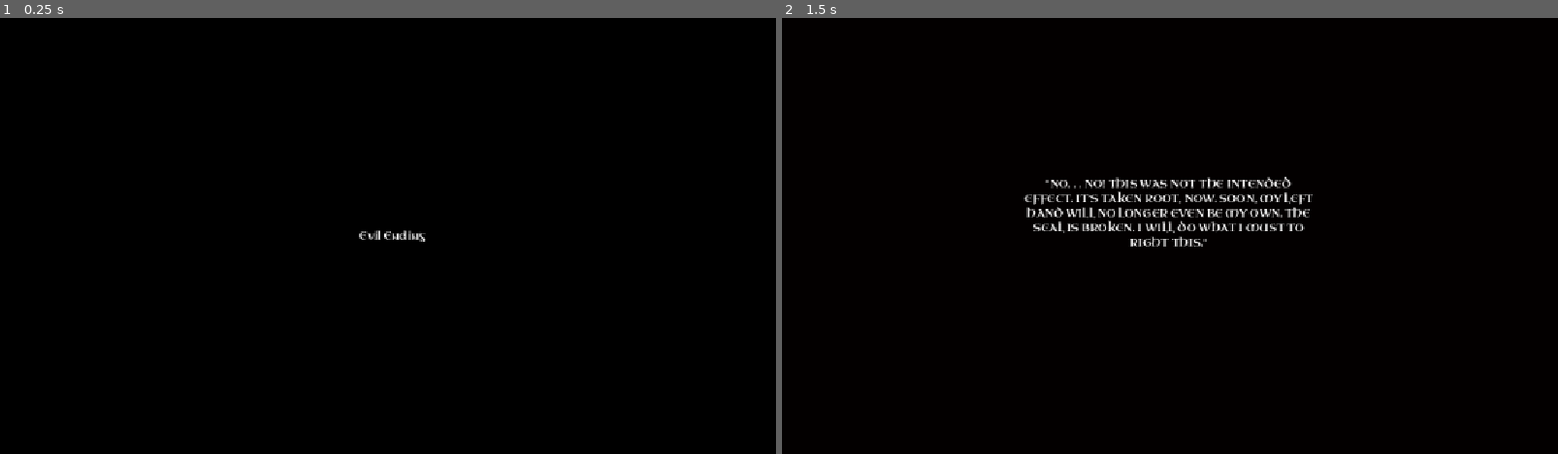
Above: before the commit, frames 1-2 (left to right).
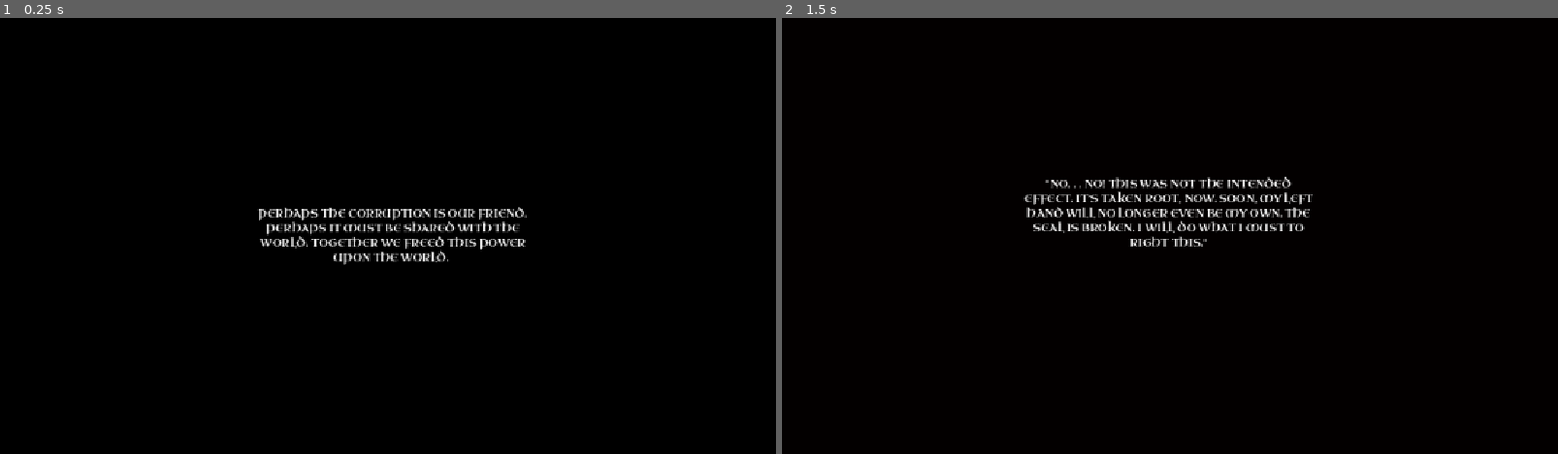
Above: after the commit, the same moments.

Repository: landonhershey/GWJ-Alchemist
Game: Godot game, scene res://scenes/endings/evil_ending.tscn
Same seed, same stepped clock (60 frames per second), same inputs: the game is played once before the commit and once after it. This scene is started directly instead of the project's main scene.
Inputs (mouse positions are in pixels of both pictures, inside the frame that each line leads up to):
- Up to frame 1 (0.25 s): no input
- Up to frame 2 (1.5 s): tap Enter at 0.5 s; move the mouse to (1340, 214) at 0.52 s; click (1340, 214) at 0.6 s; tap R (restart) at 1.25 s; move the mouse to (1014, 257) at 1.27 s; tap S (toggle_shaders) at 1.35 s

The runs differ from the first frame. In frame 1, 1.6% of the frame differs, in the area x 33-68%, y 43-57%; in frame 2, nothing differs.

Commit message:
added endings text

Diff:
--- a/good_ending2.tscn
+++ /dev/null
@@ -1,9 +0,0 @@
-[gd_scene format=3 uid="uid://bbmxigxwfvgl"]
-
-[node name="GoodEnding"]
-
-[node name="ColorRect" parent="." index="0"]
-color = Color(1, 0, 1, 1)
-
-[node name="RichTextLabel" parent="." index="1"]
-text = "goodbye"
--- a/scenes/endings/evil_ending.tscn
+++ b/scenes/endings/evil_ending.tscn
@@ -5,4 +5,4 @@
 [node name="EvilEnding" instance=ExtResource("1_ooedv")]
 
 [node name="RichTextLabel" parent="." index="1"]
-text = "Evil Ending"
+text = "PERHAPS THE CORRUPTION IS OUR FRIEND. PERHAPS IT MUST BE SHARED WITH THE WORLD. TOGETHER WE FREED THIS POWER UPON THE WORLD. "
--- a/scenes/endings/infection_ending.tscn
+++ b/scenes/endings/infection_ending.tscn
@@ -5,4 +5,5 @@
 [node name="InfectionEnding" instance=ExtResource("1_f4t2r")]
 
 [node name="RichTextLabel" parent="." index="1"]
-text = "InfectionEnding"
+text = "IT’S TOO LATE. THE CORRUPTED HAND HAS GAINED FULL CONTROL. THE DOOR IS OPEN. ONLY GOD CAN SAVE ME NOW.
+"
--- a/scenes/endings/research_ending.tscn
+++ b/scenes/endings/research_ending.tscn
@@ -5,4 +5,4 @@
 [node name="ResearchEnding" instance=ExtResource("1_ol7e8")]
 
 [node name="RichTextLabel" parent="." index="1"]
-text = "research ending"
+text = "AGAINST ALL ODDS I’VE MANAGED TO SAVE MY HAND. BUT AT WHAT COST?"
--- a/scripts/UIManager.gd
+++ b/scripts/UIManager.gd
@@ -38,7 +38,6 @@
 
 	for i in range(1, 11):
 		var texture: Texture2D = load("res://sprites/hands/" + "hand_" + str(i) + ".png")
-		# hands_sprites.append(texture)
 		var image = texture.get_image()
 		var half_width = image.get_width() / 2
 		var cropped_image = Image.create(half_width, image.get_height(), false, image.get_format())
@@ -97,6 +96,10 @@
 		display_temp_message("Your hand is almost gone...")
 	elif player.left_hand.infection == 0.6:
 		display_temp_message("Your hand is starting to feel numb...")
+	# elif player.left_hand.infection == 0.2:
+	# 	if overlay.visible == false:
+	# 		overlay.visible = true
+	# 	display_temp_message("I feel strange...")
 	elif player.left_hand.infection == 0.1:
 		display_temp_message("You feel a slight itch in your hand...")
 
@@ -129,11 +132,9 @@
 
 
 func _on_turn_manager_player_input_phase() -> void:
-
 	#for child in messages_container.get_children():
 		#messages_container.remove_child(child)
 		#child.queue_free()
-
 
 	pass # Replace with function body.
 
--- a/scripts/adrenaline.gd
+++ b/scripts/adrenaline.gd
@@ -17,7 +17,6 @@
 	decay_message = "The adrenaline wears off. You feel tired."
 
 func apply_effect(player: Player) -> void:
-	print("Applying Adrenaline effect")
 	super.apply_effect(player)
 
 func end_turn(player: Player) -> void:
--- a/scripts/hand.gd
+++ b/scripts/hand.gd
@@ -38,7 +38,6 @@
 	infection_rate = new_infection_rate
 
 func set_productivity(new_productivity: float) -> void:
-	print("Setting productivity to: ", new_productivity)
 	productivity = new_productivity
 
 
--- a/scripts/player.gd
+++ b/scripts/player.gd
@@ -3,18 +3,11 @@
 
 @onready var Game = get_parent()
 
-# var left_infection : float = 0.0
-# var right_infection : float = 0.0
-# var max_infection : float = 100.0
-# var infection_rate : float = 1.0
-# var infection_rate_multiplier : float = 1.0
-# @export var infection_color : Color = Color(1, 0, 0)
 
 var research_progress : float = 0.0
 var max_research : float = 500.0
 var research_rate : float = 1.0
 var research_rate_multiplier : float = 1.0
-# @export var research_color : Color = Color(0, 0, 1)
 
 var evil = 0.0
 var evil_max = 100.0
@@ -51,13 +44,6 @@
 
 
 func _ready() -> void:
-	# left_hand = Hand.new()
-	# right_hand = Hand.new()
-	# add_child(left_hand)
-	# add_child(right_hand)
-	print(get_children())
-	print(get_child(0).get_path())
-	print(left_hand.get_class())
 	left_hand.create(0.1, 0.025, 1.0)
 	right_hand.create(0.0, 0.0, 1.0)
 
@@ -96,12 +82,6 @@
 	player_turn_over.emit()
 
 
-# func start_turn() -> void:
-# 	left_hand.start_turn()
-# 	right_hand.start_turn()
-
-# 	for potion in active_potions:
-# 		potion.apply_effect(self)
 
 func end_turn() -> void:
 	left_hand.end_turn()
@@ -130,8 +110,6 @@
 	if research_progress < max_research:
 		var research_increment = get_net_productivity()* research_rate
 		research_progress += research_increment
-		# if research_progress > max_research:
-		# 	research_progress = max_research
 		researched.emit(research_increment)
 
 
@@ -165,12 +143,10 @@
 
 
 func _on_left_hand_infection_exceeded() -> void:
-	print("Left hand infection exceeded!")
 	infection_won.emit()
 	# Game.on_game_over()
 
 func _on_right_hand_infection_exceeded() -> void:
-	print("Right hand infection exceeded!")
 	infection_won.emit()
 	# Game.on_game_over()
 
@@ -188,7 +164,6 @@
 	research()
 
 func _on_brew_potion_pressed() -> void:
-	print("Brewing potion")
 	brew_potion(Adrenaline.new())
 	player_turn_over.emit()
 
--- a/scripts/potion.gd
+++ b/scripts/potion.gd
@@ -38,7 +38,6 @@
 	player.right_hand.set_productivity(player.right_hand.get_productivity() / productivity_multiplier)
 	player.left_hand.set_productivity(player.left_hand.get_productivity() - productivity_addition)
 	player.right_hand.set_productivity(player.right_hand.get_productivity() - productivity_addition)
-	print("REMOVING potion effect")
 
 
 func end_turn(player: Player) -> void:
--- a/scripts/turn_manager.gd
+++ b/scripts/turn_manager.gd
@@ -1,6 +1,4 @@
 extends Node
-
-# var player = preload("res://scripts/player.gd")
 
 var player : Player
 var current_state: GameState = GameState.START_TURN
@@ -11,13 +9,7 @@
 
 signal game_over
 
-enum Ending {
-	INFECTION,
-	RESEARCH
-}
 
-
-# Enum for the different states
 enum GameState {
 	START_TURN,
 	PLAYER_INPUT,
@@ -25,15 +17,12 @@
 }
 
 func _ready() -> void:
-	# player = Player.new()
-	# add_child(player)
 	player = $Player
 
 	# Initialize the game state
 	change_state(GameState.START_TURN)
 
 
-# Function to change the state
 func change_state(new_state: GameState) -> void:
 	current_state = new_state
 	match current_state:
@@ -44,36 +33,24 @@
 		GameState.END_TURN:
 			end_turn()
 
-# Logic for the START_TURN state
 func start_turn() -> void:
 	print("Starting turn...")
 	start_turn_phase.emit()
-	# Add your start turn logic here
 
-	# UI changes, possibly dialogue boxes, etc.
 	change_state(GameState.PLAYER_INPUT)
 
-# Logic for the PLAYER_INPUT state
 func player_input() -> void:
-	print("Waiting for player input...")
-	# wait for player input (this is just a placeholder)
 	player_input_phase.emit()
 	await player.player_turn_over
 
 	change_state(GameState.END_TURN)
 
-# Logic for the END_TURN state
 func end_turn() -> void:
 	end_turn_phase.emit()
 	player.end_turn()
-	print("Ending turn...")
-
-	# Add your end turn logic here
-	# Transition back to START_TURN for the next turn
 	change_state(GameState.START_TURN)
 
 func on_game_over() -> void:
-	print("Game Over!")
 	emit_signal("game_over")
 
 
Binary file added: AlchemistHand.png
Not shown, added: AlchemistHand.png.import
Not shown, added: export_presets.cfg
Not shown, added: AlchemistHand.audio.position.worklet.js
Not shown, added: AlchemistHand.audio.worklet.js
Not shown, added: AlchemistHand.js
Not shown, added: AlchemistHand.pck
Not shown, added: AlchemistHand.wasm
Not shown, added: AlchemistHand.x86_64
Not shown, added: AlchemistHand.zip.zip
Not shown, added: AlchemistsHandWebExport.zip
Not shown, added: Index.html.html
